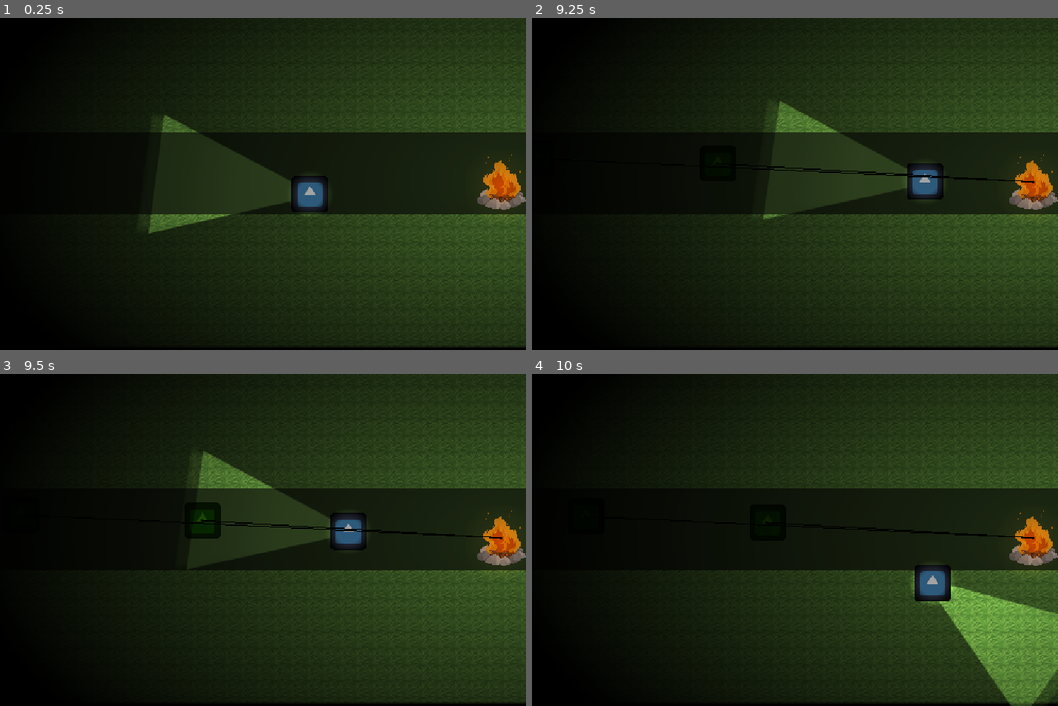
Above: before the commit, frames 1-4 (two rows, left to right).
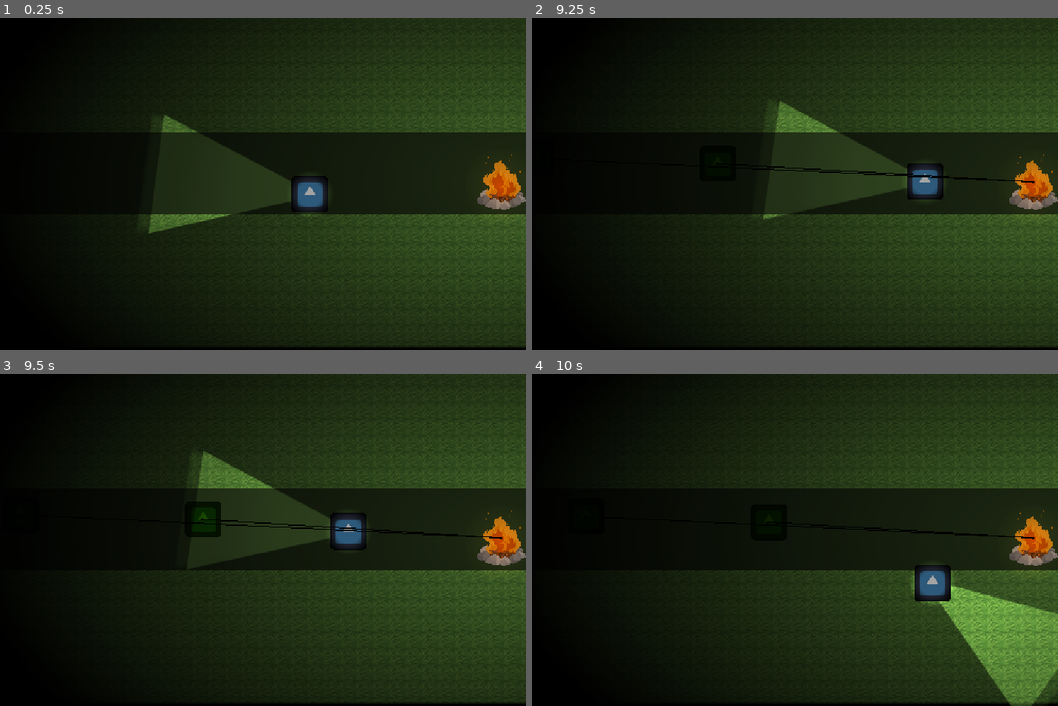
Above: after the commit, the same moments.

Repository: saif7899/Camping-Survival
Game: Godot game, scene res://Scenes/node_2d.tscn
The game is run twice, just before and just after one commit, with the same random seed, the same clock (stepped at 60 frames per second) and the same inputs. The engine's default icon, where the game draws it, is replaced by a stand-in: a white triangle on a blue panel in a dark square.
Inputs (mouse positions are in pixels of both pictures, inside the frame that each line leads up to):
- Up to frame 1 (0.25 s): no input
- Up to frame 2 (9.25 s): tap Enter at 0.5, 4.25 s; move the mouse to (894, 167) at 0.52 s; press the mouse at (894, 167) at 0.53 s; hold Right 0.53-1.25 s; release the mouse at (894, 167) at 1.25 s; tap Space at 1.25, 8.75 s; drag from (642, 200) to (1031, 180) at 1.27 s; move the mouse to (821, 110) at 2.02 s; hold Right 2.03-2.75 s; tap Shift at 2.1, 6.6 s; drag from (731, 250) to (1031, 180) at 2.77 s; move the mouse to (942, 233) at 3.52 s; hold Left 3.53-4.25 s; tap Alt at 3.6, 8.1 s; drag from (584, 134) to (674, 101) at 4.27 s; move the mouse to (789, 184) at 5.02 s; press the mouse at (789, 184) at 5.03 s; hold Down 5.03-5.75 s; release the mouse at (789, 184) at 5.75 s; drag from (674, 101) to (1031, 180) at 5.77 s; move the mouse to (894, 167) at 6.52 s; hold Up 6.53-7.25 s; drag from (642, 200) to (1000, 177) at 7.27 s; move the mouse to (821, 110) at 8.02 s; hold Down 8.03-8.75 s; drag from (731, 250) to (584, 134) at 8.77 s
- Up to frame 3 (9.5 s): no input
- Up to frame 4 (10 s): move the mouse to (942, 589) at 9.52 s; press the mouse at (942, 589) at 9.53 s; hold Up from 9.53 s (still down)

Frames 1-2 are identical in both runs. In frame 3, 0.3% of the frame differs, in the area x 36-94%, y 38-50%; in frame 4, less than 0.1%.

Commit message:
i added currency, but im not continuing

Diff:
--- a/Scenes/Player.tscn
+++ b/Scenes/Player.tscn
@@ -18,6 +18,9 @@
 
 [sub_resource type="CircleShape2D" id="CircleShape2D_xhfnw"]
 radius = 33.01515
+
+[sub_resource type="CircleShape2D" id="CircleShape2D_g4v7s"]
+radius = 35.014282
 
 [node name="Player" type="CharacterBody2D" unique_id=97641247]
 y_sort_enabled = true
@@ -63,3 +66,12 @@
 
 [node name="CollisionShape2D" type="CollisionShape2D" parent="." unique_id=1246559440]
 shape = SubResource("CircleShape2D_xhfnw")
+
+[node name="hitbox" type="Area2D" parent="." unique_id=1503416631]
+collision_layer = 3
+collision_mask = 3
+
+[node name="CollisionShape2D" type="CollisionShape2D" parent="hitbox" unique_id=1787792845]
+shape = SubResource("CircleShape2D_g4v7s")
+
+[connection signal="body_entered" from="hitbox" to="." method="_on_hitbox_body_entered"]
--- a/Scenes/basic_zombie.tscn
+++ b/Scenes/basic_zombie.tscn
@@ -18,7 +18,7 @@
 scale = Vector2(0.55, 0.55)
 texture = ExtResource("2_iypfd")
 
-[node name="CollisionShape2D" type="CollisionShape2D" parent="." unique_id=1341127214]
+[node name="CollisionShape2D" type="CollisionShape2D" parent="." unique_id=1341127214 groups=["Zombie"]]
 position = Vector2(-3.8146973e-06, 3.8146973e-06)
 scale = Vector2(0.6, 0.6)
 shape = SubResource("CircleShape2D_g4v7s")
--- a/Scenes/node_2d.tscn
+++ b/Scenes/node_2d.tscn
@@ -180,3 +180,10 @@
 tile_map_data = PackedByteArray("AAAAAAAAAQAJAAEAAAABAAAAAQAJAAEAAAACAAEAAQAJAAEAAAADAAEAAQAWAAMAAAAEAAEAAQAWAAMAAAAEAA …(19360 unchanged characters)…
 tile_set = SubResource("TileSet_g4v7s")
 metadata/_edit_lock_ = true
+
+[node name="Control" type="Control" parent="." unique_id=184216051]
+layout_mode = 3
+anchors_preset = 0
+offset_left = 1054.0
+offset_right = 1152.0
+offset_bottom = 39.0
--- /dev/null
+++ b/Scripts/GameManager.gd
@@ -0,0 +1,17 @@
+extends Node
+
+var money = 0
+
+signal MoneyChanged(newAmount)
+
+func AddMoney(amount: int):
+	money += amount
+	MoneyChanged.emit(money)
+
+func SpendMoney(amount: int) ->bool: #return a bool in case i wanna add something when youre broke
+	if money >= amount:
+		money -+ amount
+		MoneyChanged.emit(money)
+		return true
+	else:
+		return false
--- a/Scripts/basic_zombie.gd
+++ b/Scripts/basic_zombie.gd
@@ -11,7 +11,11 @@
 var attacktimer = 0
 @export var spawnCost = 1
 
+@export var value = 5 #how much money this drops
+
 @onready var agent: NavigationAgent2D = $NavigationAgent2D
+
+
 
 # FOR POLISH
 # vibarte when flashlight pointed
@@ -58,6 +62,7 @@
 		die()
 
 func die():
+	GameManager.AddMoney(value)
 	queue_free()
 	# death effects
 
--- a/Scripts/flashlight_hitbox.gd
+++ b/Scripts/flashlight_hitbox.gd
@@ -1,6 +1,7 @@
 extends Area2D
 
 @export var dps = 20
+@export var shakeStrength = 1
 
 func _physics_process(delta: float) -> void:
 	var bodies = get_overlapping_bodies()
@@ -8,3 +9,4 @@
 	for body in bodies:
 		if body.is_in_group("Zombie") and body.has_method("TakeDamage"):
 			body.TakeDamage(dps * delta)
+			body.position += Vector2(randf_range(-shakeStrength, shakeStrength), randf_range(-shakeStrength, shakeStrength))
--- a/Scripts/player.gd
+++ b/Scripts/player.gd
@@ -19,3 +19,8 @@
 	move_and_slide()
 
 	$flashlight.look_at(get_global_mouse_position())
+
+func _on_hitbox_body_entered(body: Node2D) -> void:
+	if body.is_in_group("Zombie"):
+		global_position = get_viewport_rect().size
+		targetPosition = global_position
--- a/Scripts/spawner.gd
+++ b/Scripts/spawner.gd
@@ -31,7 +31,7 @@
 			SpawnZombie()
 
 func SpawnZombie():
-	if get_tree().get_nodes_in_group("zombies").size() >= maxZombies:
+	if get_tree().get_nodes_in_group("Zombie").size() >= maxZombies:
 		return
 	var zombie = zombieScene.pick_random().instantiate()
 
--- a/project.godot
+++ b/project.godot
@@ -14,6 +14,10 @@
 run/main_scene="uid://b8nv7t88581d7"
 config/features=PackedStringArray("4.7", "Forward Plus")
 config/icon="res://Sprites/icon.svg"
+
+[autoload]
+
+GameManager="*uid://btjjtd2xfe0dh"
 
 [display]
 
Not shown, added: Scripts/GameManager.gd.uid
